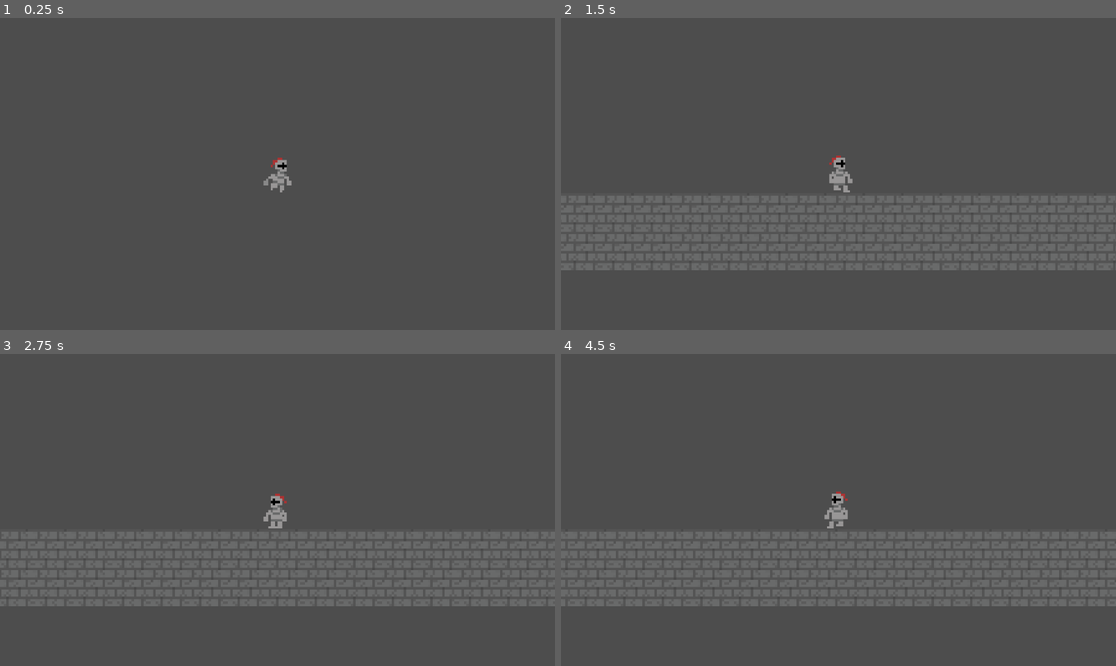
Above: before the commit, frames 1-4 (two rows, left to right).
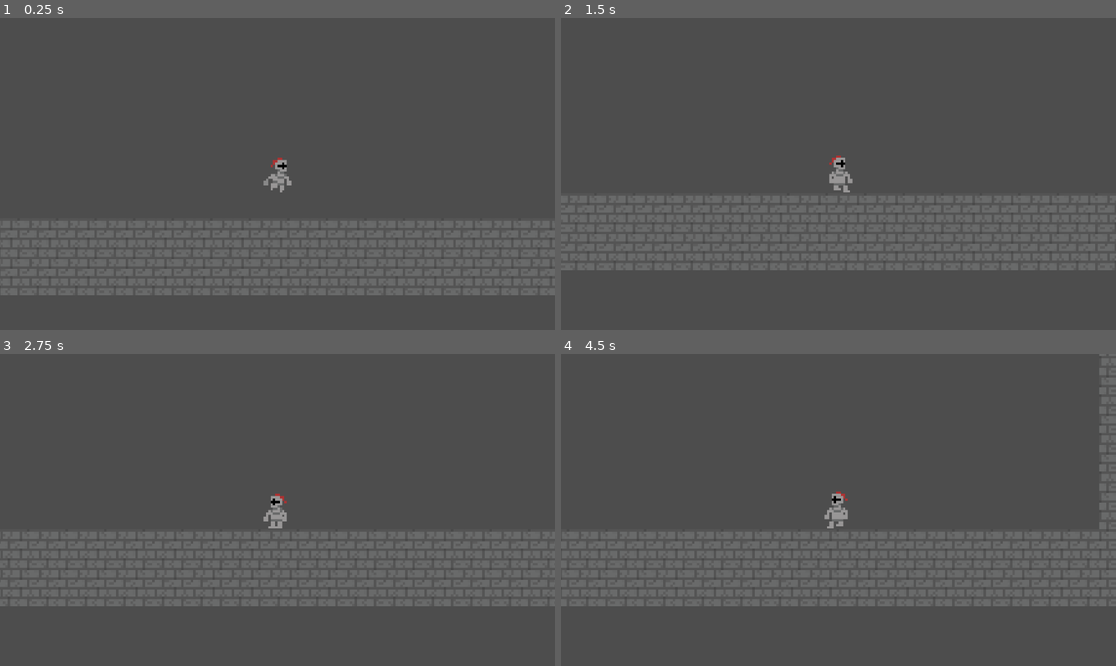
Above: after the commit, the same moments.

Repository: Owen-Harper25/Hollow-Clone
Game: Godot game, scene res://testmap.tscn
The game is run twice, just before and just after one commit, with the same random seed, the same clock (stepped at 60 frames per second) and the same inputs.
Inputs:
- Up to frame 1 (0.25 s): no input
- Up to frame 2 (1.5 s): hold D (right) from 0.53 s (still down); tap Shift (sprint) at 0.6, 1.35 s; tap Space (jump) at 0.77 s
- Up to frame 3 (2.75 s): tap Space (jump) at 1.52 s; release D (right) at 2.03 s; hold A (left) from 2.03 s (still down); tap Shift (sprint) at 2.1 s
- Up to frame 4 (4.5 s): release A (left) at 2.78 s; hold D (right) 2.78-4.28 s; tap Shift (sprint) at 2.85, 3.6, 4.35 s; tap Space (jump) at 3.02, 3.77 s; hold A (left) from 4.28 s (still down)

The runs differ from the first frame. In frame 1, 12% of the frame differs, in the area x 0-100%, y 65-89%; in frame 2, less than 0.1%; in frame 3, less than 0.1%; in frame 4, 0.8%.

Commit message:
Running animation

Diff:
--- a/player.gd
+++ b/player.gd
@@ -147,9 +147,9 @@
 		FALL:
 			ANIMATION_PLAYER.play("Fall")
 		WALL_SLIDE:
-			ANIMATION_PLAYER.play("Fall") #
+			ANIMATION_PLAYER.play("Fall")
 		SPRINT:
-			ANIMATION_PLAYER.play("Jump")
+			ANIMATION_PLAYER.play("Sprint")
 
 ## Gets the strength and status of the mapped actions
 func get_inputs() -> Dictionary:
--- a/player.tscn
+++ b/player.tscn
@@ -82,12 +82,29 @@
 "values": [2, 3, 4, 3]
 }
 
+[sub_resource type="Animation" id="Animation_1jxqw"]
+resource_name = "Sprint"
+length = 0.3
+tracks/0/type = "value"
+tracks/0/imported = false
+tracks/0/enabled = true
+tracks/0/path = NodePath("Sprite2D:frame")
+tracks/0/interp = 1
+tracks/0/loop_wrap = true
+tracks/0/keys = {
+"times": PackedFloat32Array(0, 0.1, 0.2),
+"transitions": PackedFloat32Array(1, 1, 1),
+"update": 1,
+"values": [2, 3, 4]
+}
+
 [sub_resource type="AnimationLibrary" id="AnimationLibrary_hqtel"]
 _data = {
 &"Fall": SubResource("Animation_onrkg"),
 &"Idle": SubResource("Animation_hqtel"),
 &"Jump": SubResource("Animation_2hs0m"),
 &"RESET": SubResource("Animation_i3pqv"),
+&"Sprint": SubResource("Animation_1jxqw"),
 &"Walk": SubResource("Animation_sweqy")
 }
 
@@ -104,6 +121,7 @@
 hframes = 7
 
 [node name="CollisionShape2D" type="CollisionShape2D" parent="."]
+visible = false
 position = Vector2(0, 0.33333334)
 shape = SubResource("CapsuleShape2D_hqtel")
 
--- a/testmap.tscn
+++ b/testmap.tscn
@@ -35,4 +35,4 @@
 tile_set = SubResource("TileSet_ys0t5")
 
 [node name="Player" parent="." instance=ExtResource("2_axgwx")]
-position = Vector2(401, 328)
+position = Vector2(415, 461)
Binary file added: Streak.png
Not shown, added: Streak.png.import
Not shown: 1 places in player.tscn that only renumber resources
Binary file added: plus particle.png
Not shown, added: plus particle.png.import
Binary file added: x particle.png
Not shown, added: x particle.png.import
